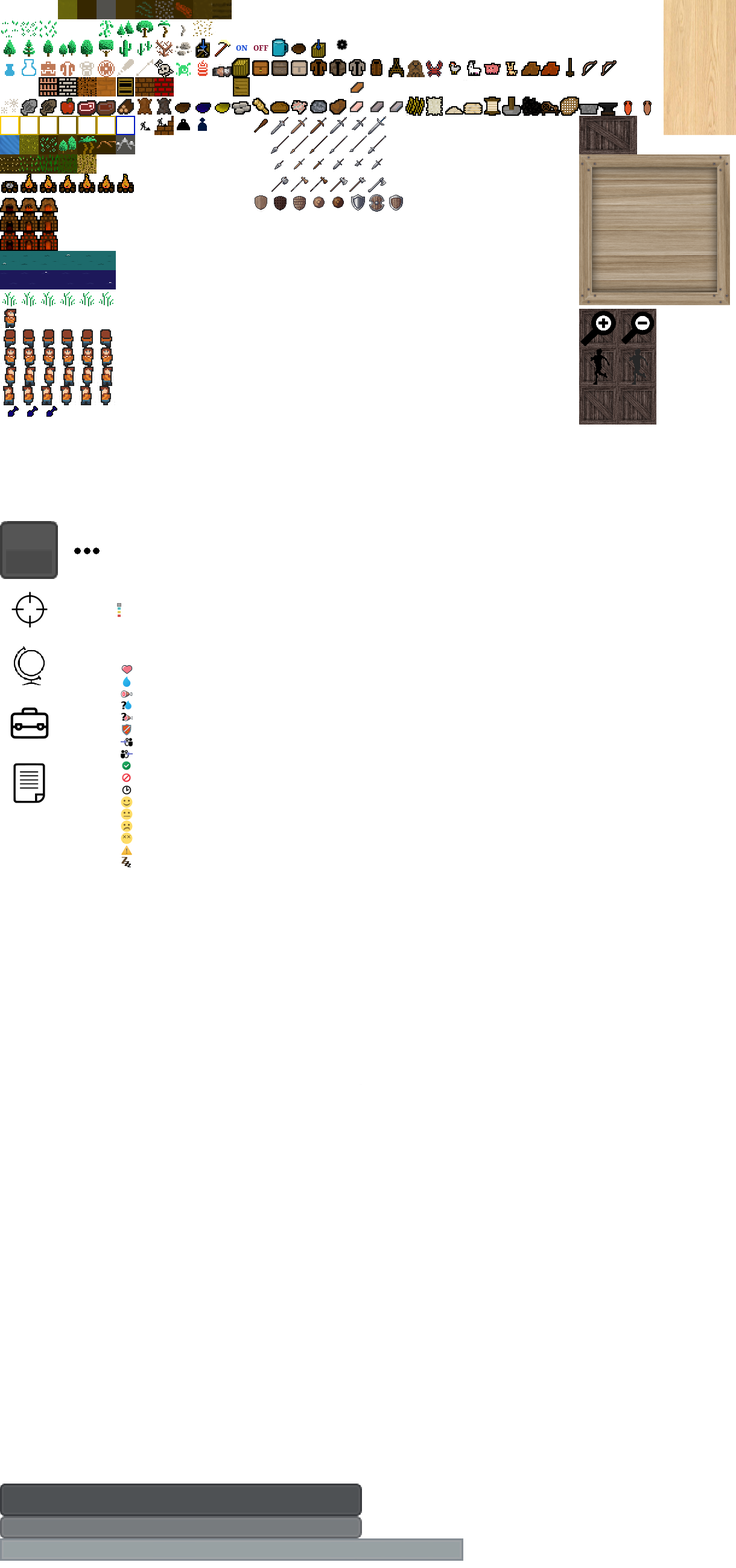
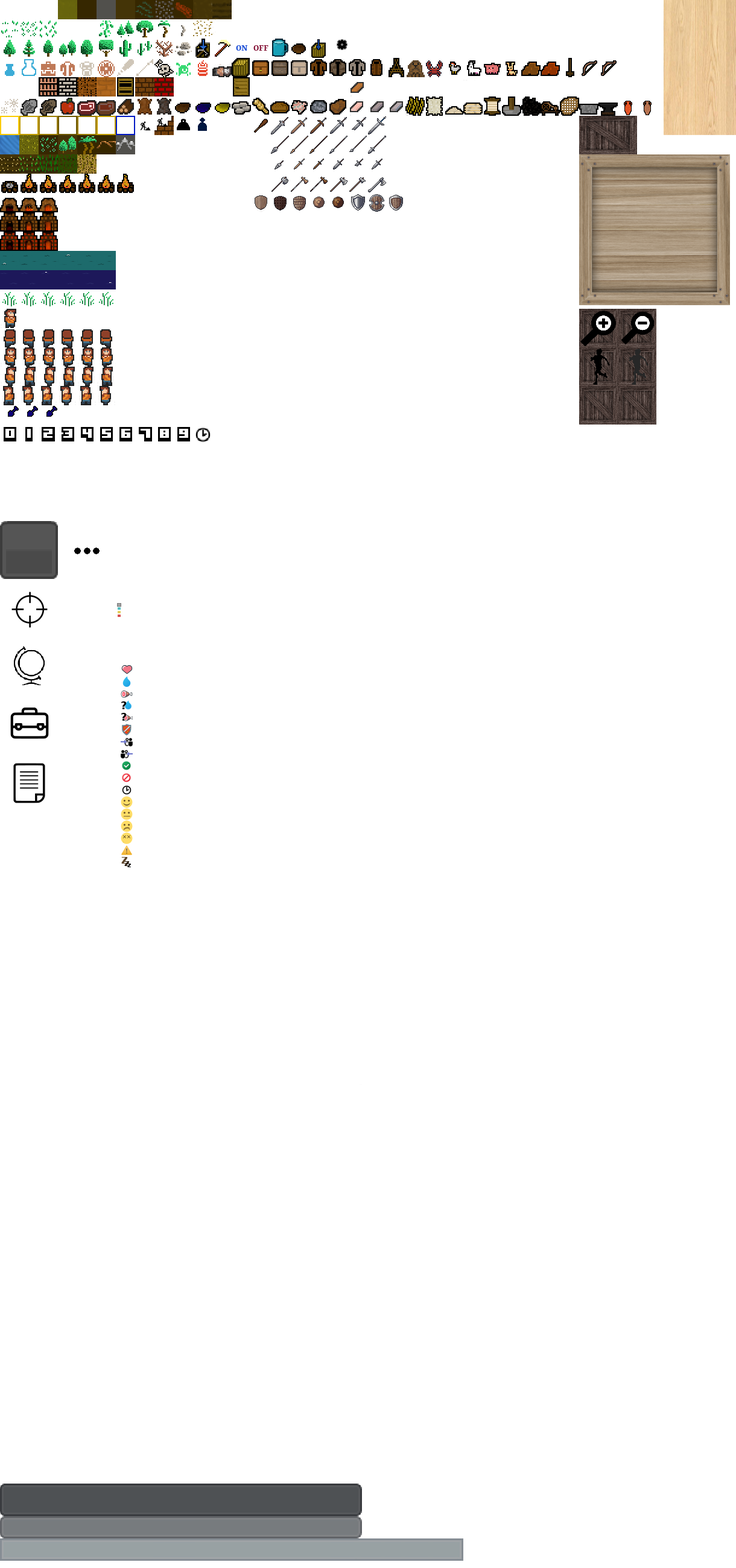
Layered file, before and after one edit (736 x 1568). Changes by layer:
painted on "graphics.png" over [3, 426, 211, 443]
